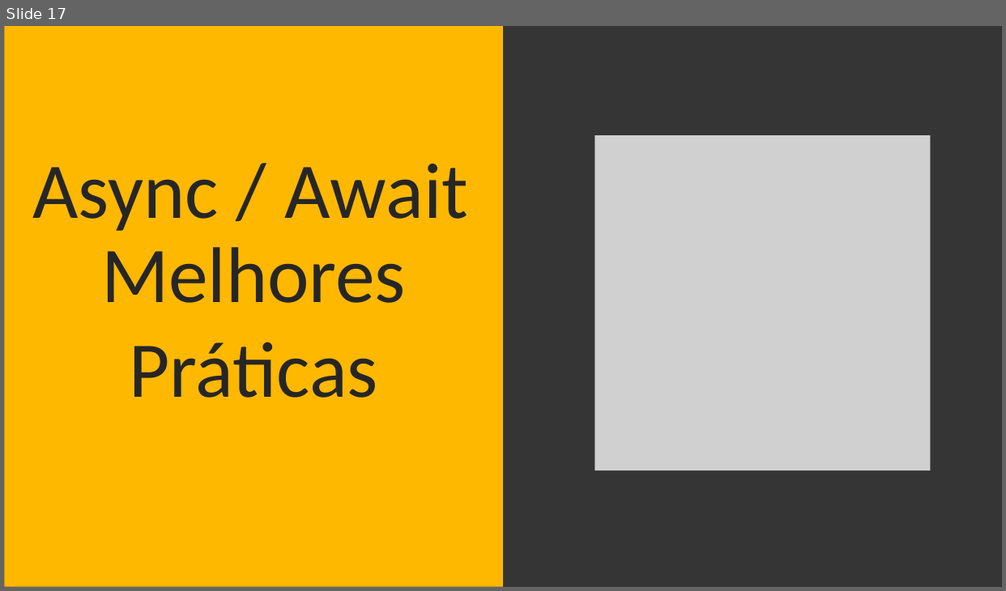
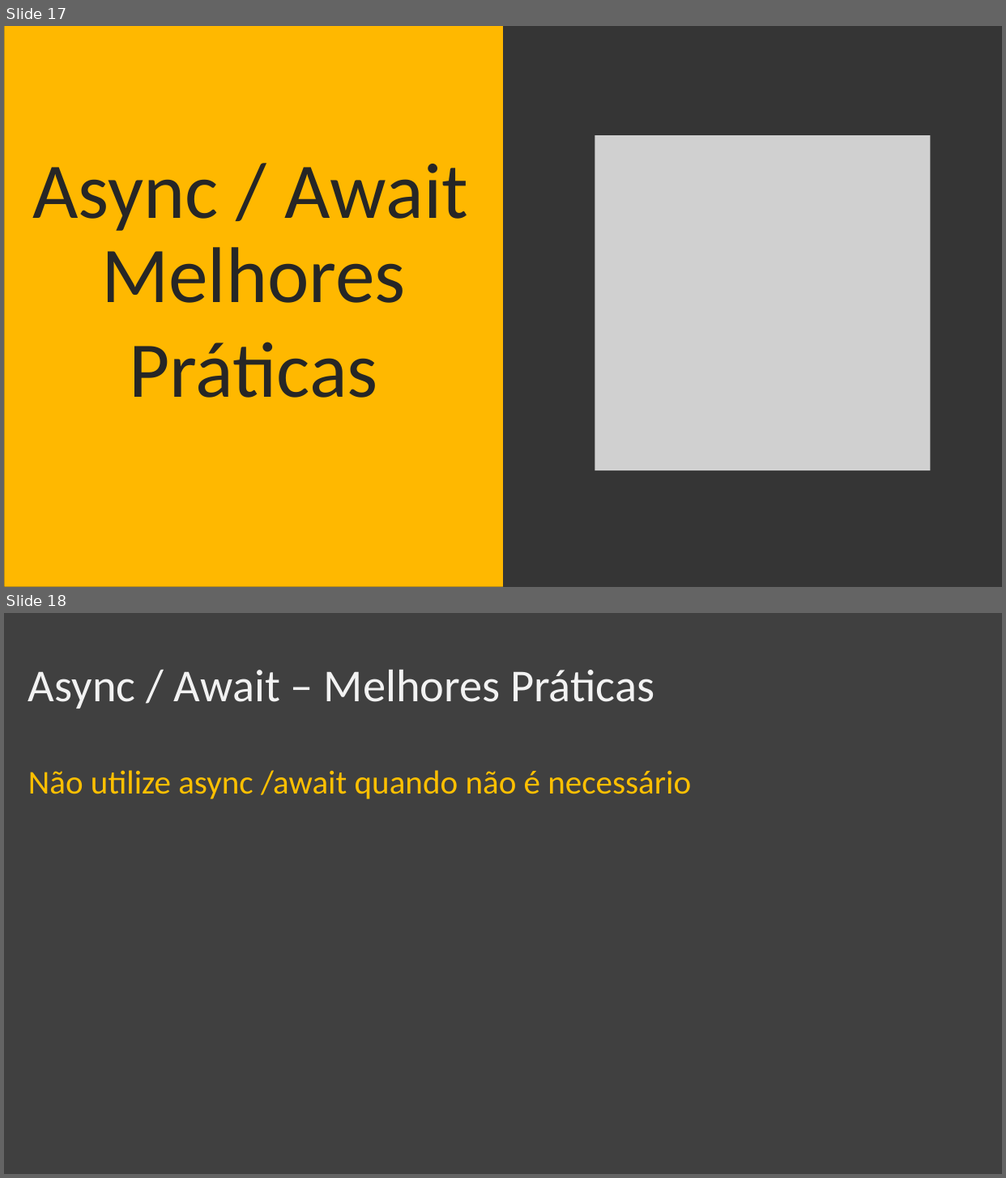
Before and after one commit to sostenes198/.NET-Estudos, a slide deck: AsyncAwait/Apresentacao-Squadra/Apresentacao-Async-Await.pptx. Shown one above the other, each under a label of ours: slide 17 before the commit, slides 17 and 18 after it. The pictures are 1006x591 and 1006x1178 pixels, drawn with LibreOffice and Linux fonts; fonts in the diff are those of the drawing; grey boxes stand for pictures. Boxes give left, top, right and bottom in pixels: in the first picture for what was removed or moved away, otherwise in the second. Text is boxed around its words. In the diff, an @@ line names an element or a change of style, - is before the commit and + after.

```diff
--- a/AsyncAwait/Apresentacao-Squadra/Apresentacao-Async-Await.pptx
+++ b/AsyncAwait/Apresentacao-Squadra/Apresentacao-Async-Await.pptx
@@ slide 18 added at [4, 613, 1002, 1174], background #404040 @@
@@ text added at [28, 670, 654, 709], 44 pt, text #F2F2F2 @@
+Async / Await – Melhores Práticas
@@ text added at [28, 770, 691, 799], 32 pt, text #FFC000 @@
+Não utilize async /await quando não é necessário
```
Also in this commit, not shown: 4 slides changed, 22 other slides added, 1 slide removed, 10 other files.
